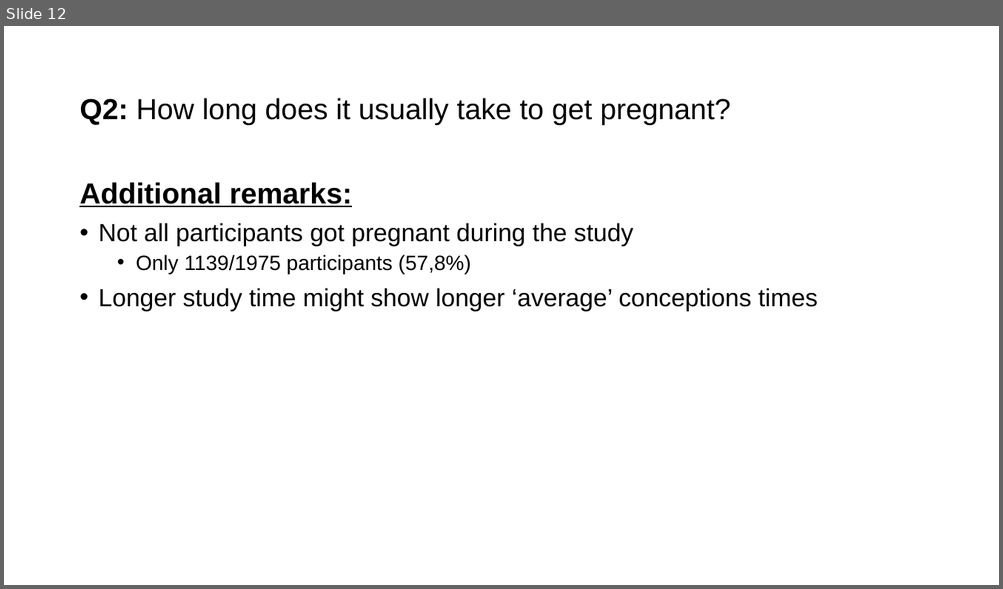
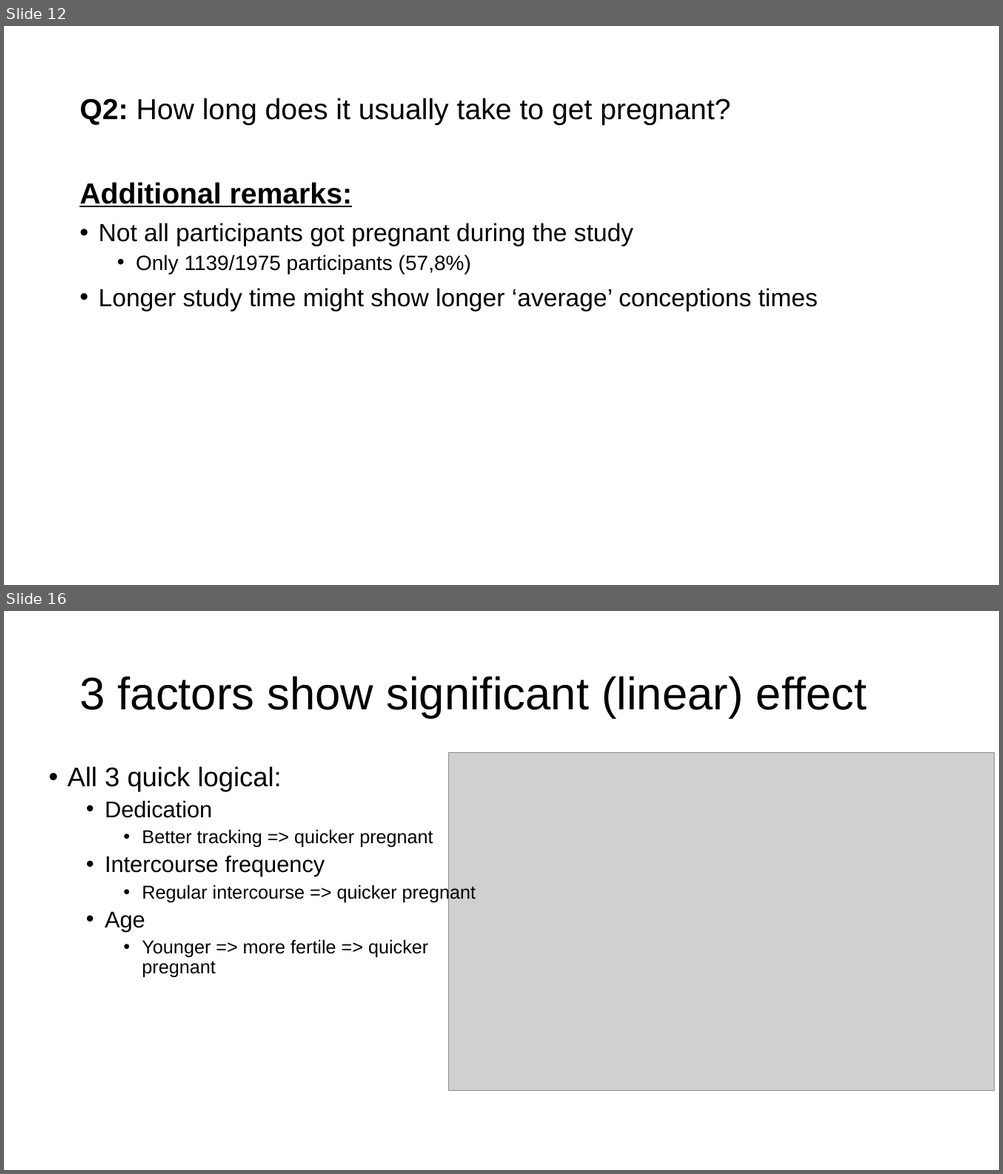
Before and after one commit to JeroenBuil/natural-cycles-assignment, a slide deck: reports/Natural Cycles - Assignment Report - Jeroen Buil.pptx. Shown one above the other, each under a label of ours: slide 12 before the commit, slides 12 and 16 after it; the slides between them are not shown. The pictures are 1003x589 and 1003x1174 pixels, drawn with LibreOffice and Linux fonts; fonts in the diff are those of the drawing; grey boxes stand for pictures. Boxes give left, top, right and bottom in pixels: in the first picture for what was removed or moved away, otherwise in the second. Text is boxed around its words. In the diff, an @@ line names an element or a change of style, - is before the commit and + after.

```diff
--- a/reports/Natural Cycles - Assignment Report - Jeroen Buil.pptx
+++ b/reports/Natural Cycles - Assignment Report - Jeroen Buil.pptx
@@ slide 16 added at box(4, 611, 999, 1170), background #FFFFFF @@
@@ title added at box(79, 676, 866, 718), 44 pt, text #000000 @@
+3 factors show significant (linear) effect
@@ picture added at box(449, 753, 994, 1091) @@
@@ text added at box(68, 766, 475, 978), 18 pt, text #000000 @@
+• All 3 quick logical:
+  • Dedication
+    • Better tracking => quicker pregnant
+  • Intercourse frequency
+    • Regular intercourse => quicker pregnant
+  • Age
+    • Younger => more fertile => quicker pregnant
```
Also in this commit, not shown: 4 slides changed, 5 other slides added, 1 slide removed, 21 other files.
